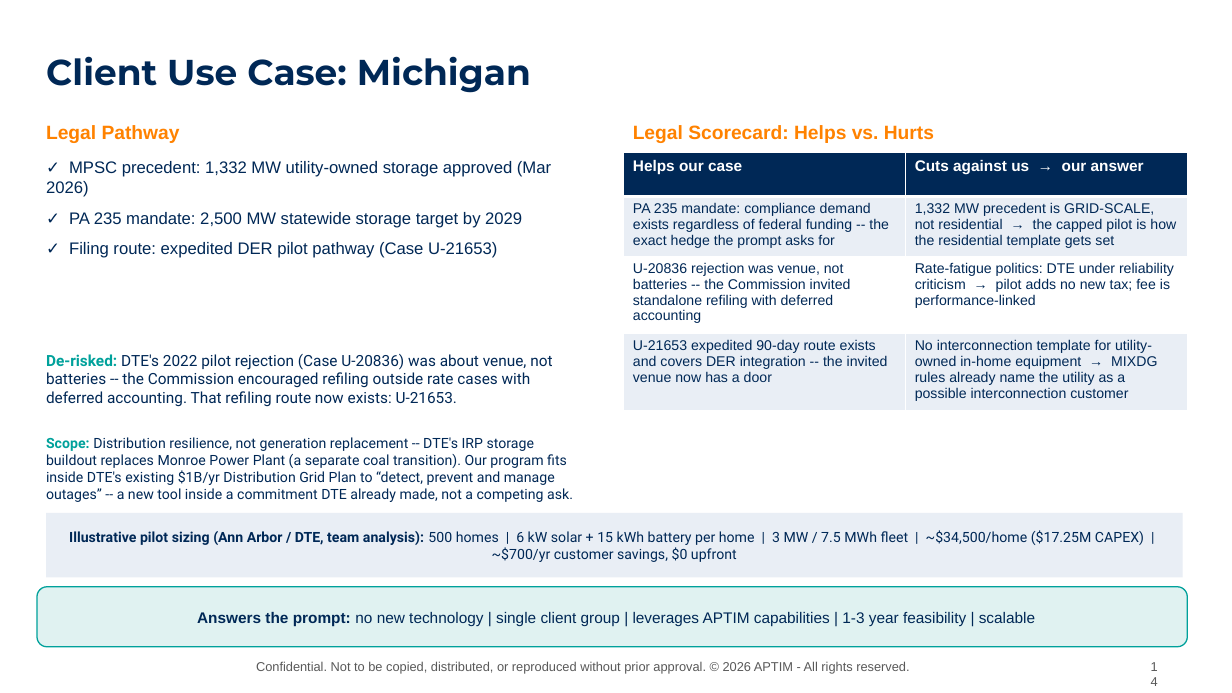
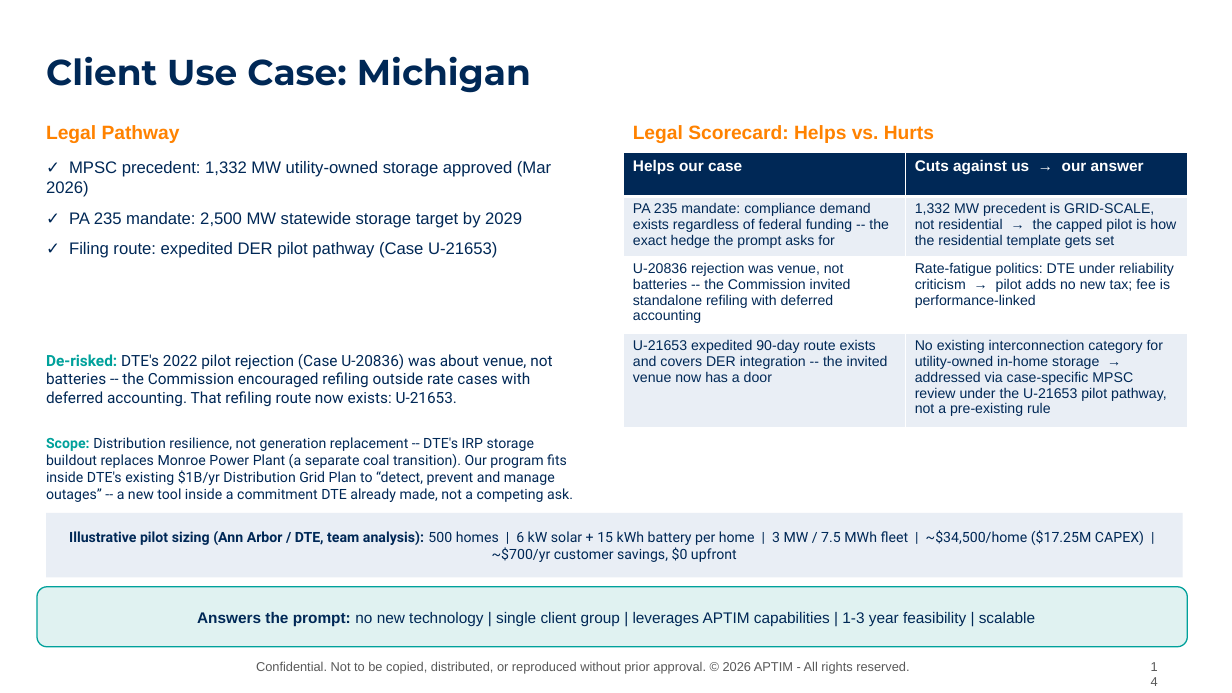
Before and after one commit to graseeuh/HERMES, a slide deck: slide 17 of Group_1_STRIVE_Presentation.pptx. Drawn at 1232x693 pixels with LibreOffice and Linux fonts; fonts in the diff are those of the drawing; background and template pictures are left out. Boxes give left, top, right and bottom in pixels: in the first picture for what was removed or moved away, otherwise in the second. Text is boxed around its words. In the diff, an @@ line names an element or a change of style, - is before the commit and + after.

```diff
--- a/Group_1_STRIVE_Presentation.pptx
+++ b/Group_1_STRIVE_Presentation.pptx
@@ table at bbox=[624, 152, 1188, 420] @@
-row 4, column 2: No interconnection template for utility-owned in-home equipment → MIXDG rules already name the utility as a possible interconnection customer
+row 4, column 2: No existing interconnection category for utility-owned in-home storage → addressed via case-specific MPSC review under the U-21653 pilot pathway, not a pre-existing rule
```
